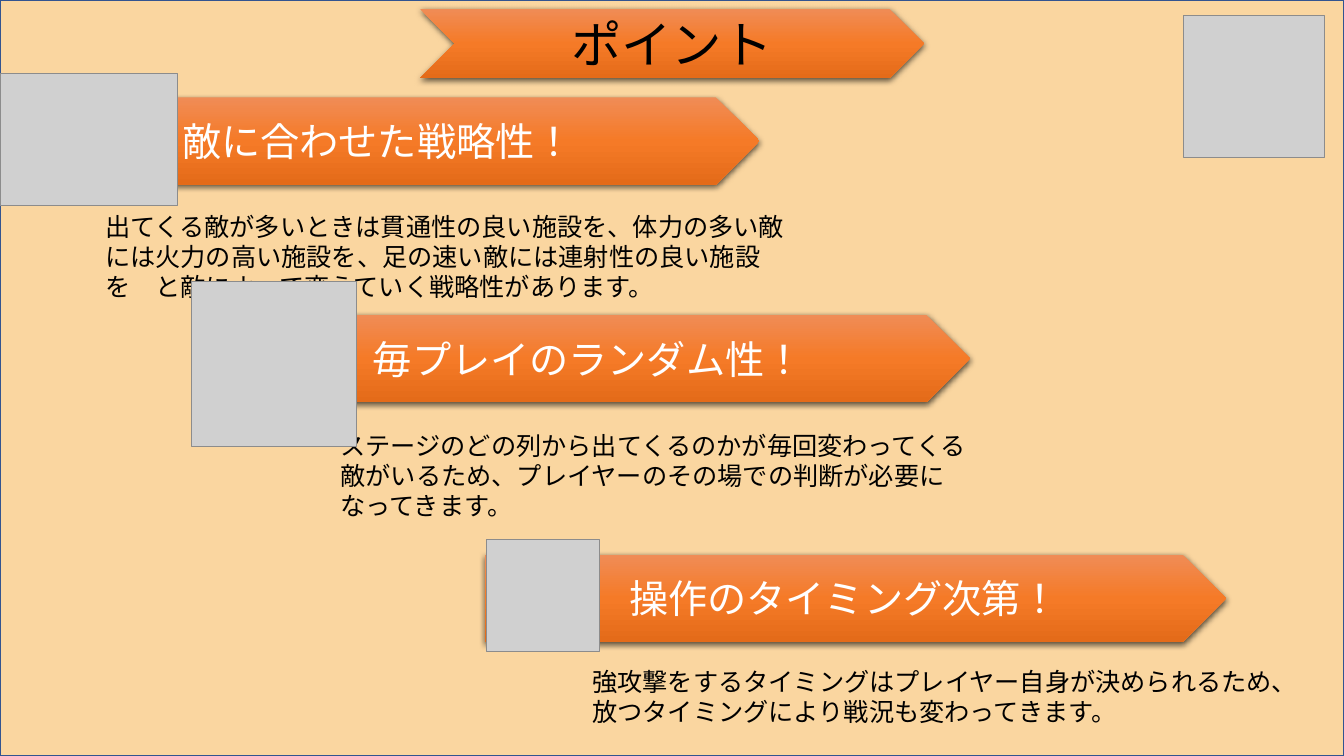
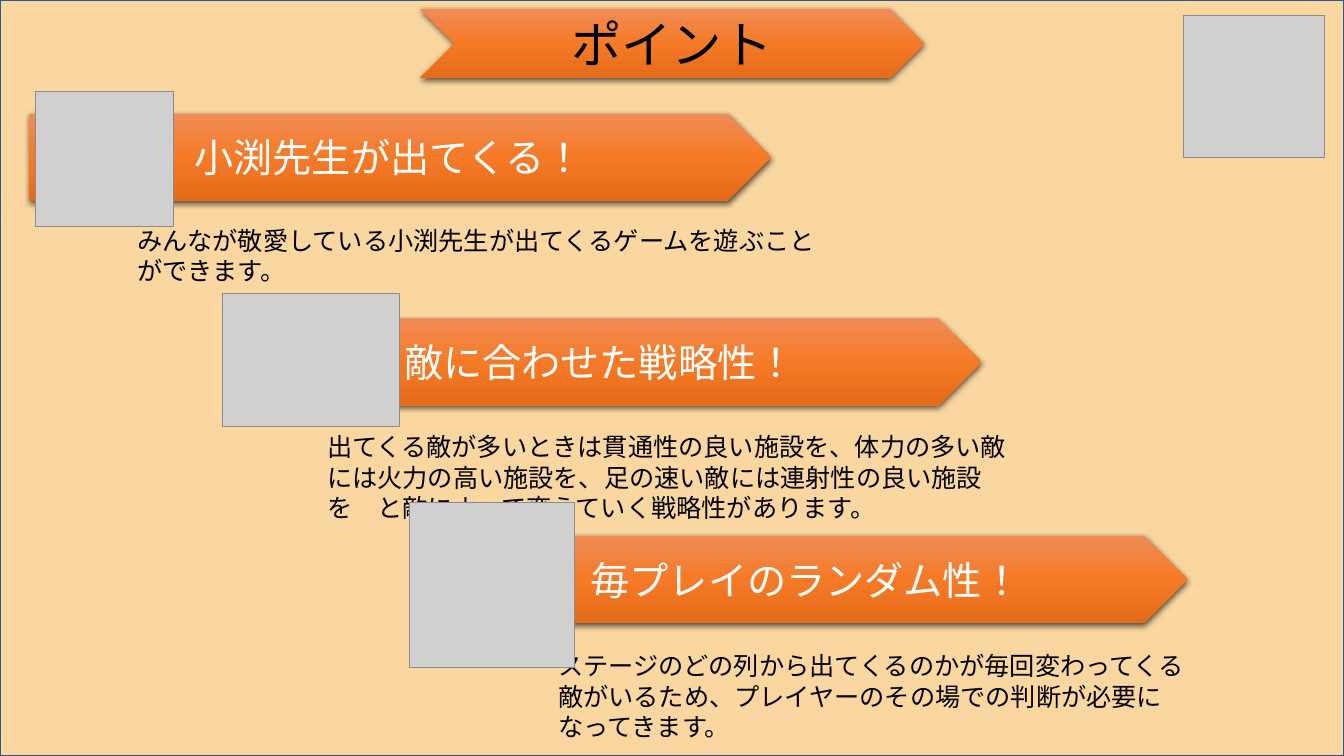
Before and after one commit to itasi29/MyGames, a slide deck: slide 6 of 企画.pptx. Drawn at 1344x756 pixels with LibreOffice and Linux fonts; fonts in the diff are those of the drawing; grey boxes stand for pictures. Boxes give left, top, right and bottom in pixels: in the first picture for what was removed or moved away, otherwise in the second. Text is boxed around its words. In the diff, an @@ line names an element or a change of style, - is before the commit and + after.

```diff
--- a/企画.pptx
+++ b/企画.pptx
@@ pentagon arrow added at <box>29,114,771,202</box>, fill gradient #F18C57 to #F67B28 to #E56C19, 28 pt, text #FFFFFF @@
+小渕先生が出てくる！
@@ picture added at <box>35,92,173,227</box> @@
@@ text at <box>137,224,815,282</box>: text changed @@
-強攻撃をするタイミングはプレイヤー自身が決められるため、放つタイミングにより戦況も変わってきます。
+みんなが敬愛している小渕先生が出てくるゲームを遊ぶことができます。
@@ text "出てくる敵が多いときは貫通性の良い施設を、体力の多い敵には火力の高い施設を、足の速い敵には連射性の良い施設を と敵によっ ...": place and size @@
-text "出てくる敵が多いときは貫通性の良い施設を、体力の多い敵には火力の高い施設を、足の速い敵には連射性の良い施設を と敵によっ ..." at <box>105,214,784,302</box>
+text "出てくる敵が多いときは貫通性の良い施設を、体力の多い敵には火力の高い施設を、足の速い敵には連射性の良い施設を と敵によっ ..." at <box>327,434,1006,523</box>
@@ picture: place and size @@
-picture at <box>192,282,356,447</box>
+picture at <box>409,503,574,667</box>
@@ 2 pentagon arrows, 1 picture: place and size @@
-2 pentagon arrows, 1 picture at <box>0,73,971,402</box>
+2 pentagon arrows, 1 picture at <box>222,294,1189,624</box>
@@ picture removed at <box>487,539,600,652</box> @@
@@ pentagon arrow removed at <box>485,555,1227,642</box> @@
-操作のタイミング次第！
@@ text "ステージのどの列から出てくるのかが毎回変わってくる敵がいるため、プレイヤーのその場での判断が必要になってきます。": place and size @@
-text "ステージのどの列から出てくるのかが毎回変わってくる敵がいるため、プレイヤーのその場での判断が必要になってきます。" at <box>340,429,966,517</box>
+text "ステージのどの列から出てくるのかが毎回変わってくる敵がいるため、プレイヤーのその場での判断が必要になってきます。" at <box>558,650,1184,738</box>
```
Also in this commit, not shown: 2 other slides changed, 1 other file.
